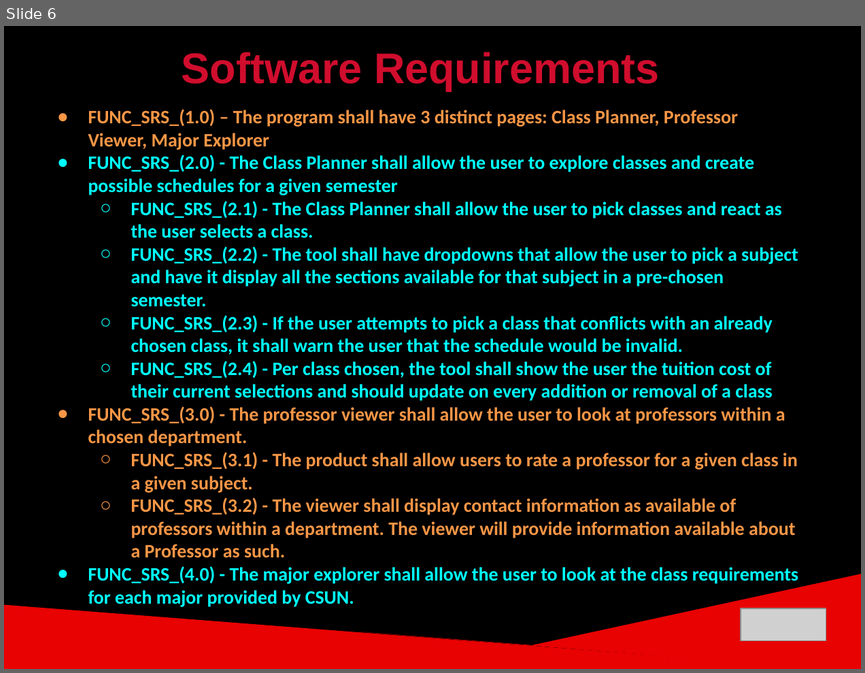
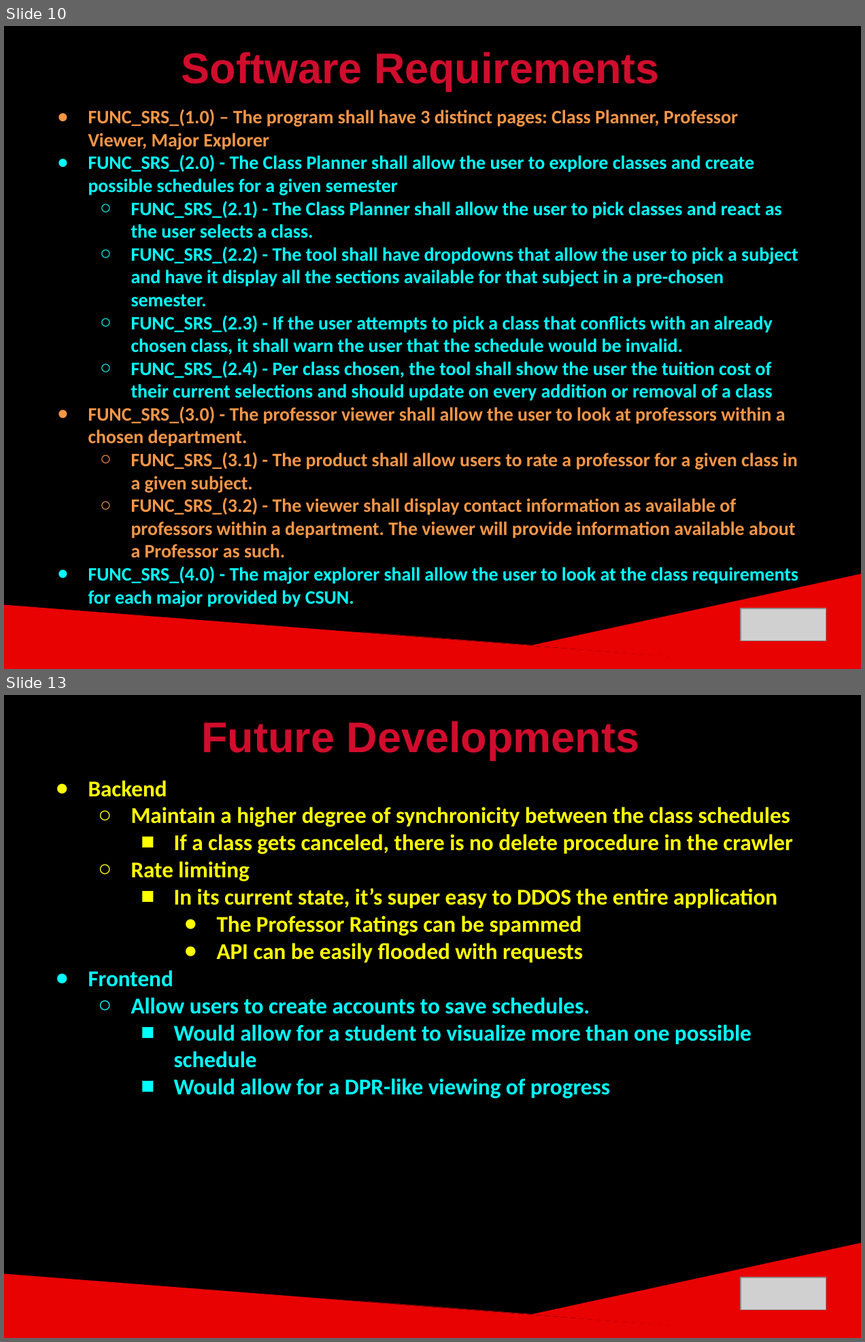
Before and after one commit to ckjarmon/CSUN-Dashboard, a slide deck: documentation/White Volley Girls - Final Project Presentation (Season 2).pptx. Shown one above the other, each under a label of ours: slide 6 before the commit, slides 10 and 13 after it; the slides between them are not shown. The pictures are 865x673 and 865x1342 pixels, drawn with LibreOffice and Linux fonts; fonts in the diff are those of the drawing; grey boxes stand for pictures. Boxes give left, top, right and bottom in pixels: in the first picture for what was removed or moved away, otherwise in the second. Text is boxed around its words. In the diff, an @@ line names an element or a change of style, - is before the commit and + after.

```diff
--- a/documentation/White Volley Girls - Final Project Presentation (Season 2).pptx
+++ b/documentation/White Volley Girls - Final Project Presentation (Season 2).pptx
@@ slide 13 added at [4, 695, 861, 1338], background #000000; not listed: 2 template elements that a slide beside it also shows @@
@@ text added at [201, 721, 639, 760], 36 pt, text #D00D2D, bold @@
+Future Developments
@@ text added at [88, 780, 792, 1098], 19 pt, text #FFFF00, bold @@
+● Backend
+  ○ Maintain a higher degree of synchronicity between the class schedules
+    ■ If a class gets canceled, there is no delete procedure in the crawler
+  ○ Rate limiting
+    ■ In its current state, it’s super easy to DDOS the entire application
+      ● The Professor Ratings can be spammed
+      ● API can be easily flooded with requests
+● Frontend
+  ○ Allow users to create accounts to save schedules.
+    ■ Would allow for a student to visualize more than one possible schedule
+    ■ Would allow for a DPR-like viewing of progress
@@ picture added at [740, 1277, 825, 1309] @@
@@ what was slide 6 is now slide 10 @@
```
Also in this commit, not shown: 5 slides changed, 7 other slides added, 3 slides removed.
